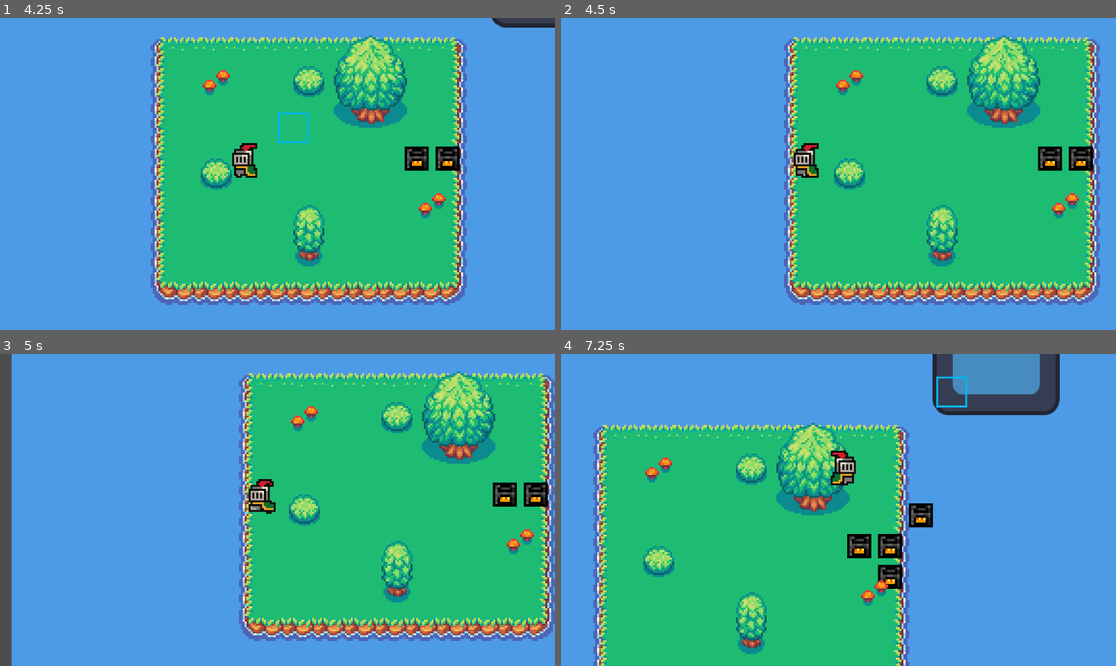
Above: before the commit, frames 1-4 (two rows, left to right).
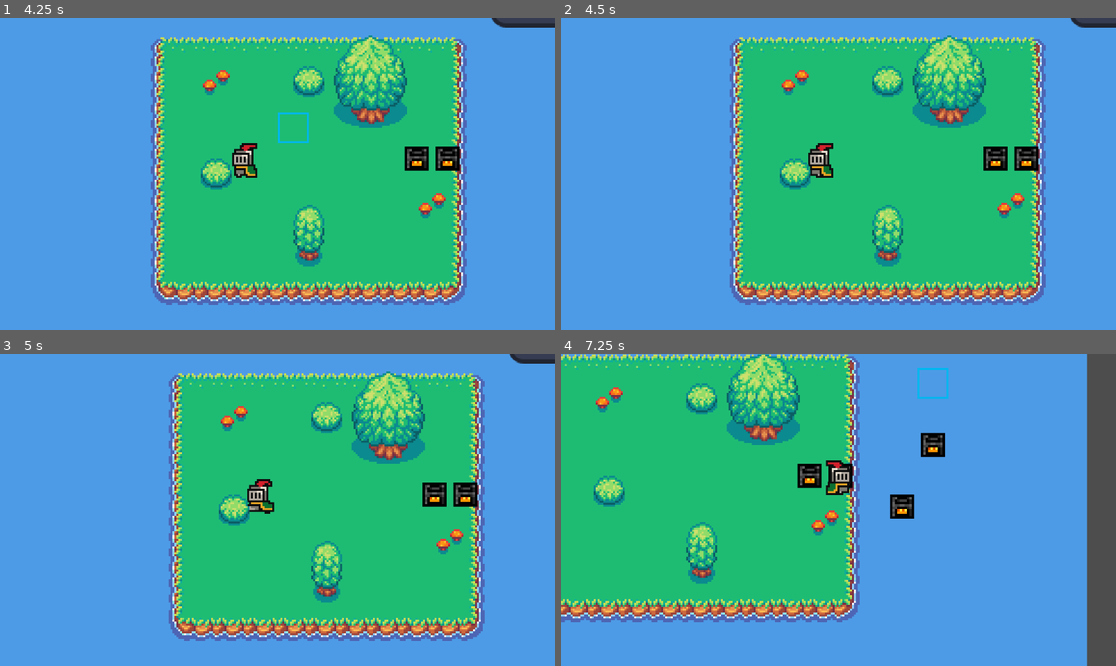
Above: after the commit, the same moments.

Repository: AlexAb123/May-Term
Game: Godot game, scene res://Scenes/Main.tscn
Two runs of this game, one before a commit and one after it. Both use one fixed random seed, a clock stepped at 60 frames per second and the inputs below. The engine's default icon, where the game draws it, is replaced by a stand-in: a white triangle on a blue panel in a dark square.
Inputs (mouse positions are in pixels of both pictures, inside the frame that each line leads up to):
- Up to frame 1 (4.25 s): move the mouse to (399, 158) at 0.52 s; hold D (move_right) 0.53-1.28 s; tap X (x) at 0.6, 2.1, 3.6 s; click (399, 158) at 0.67 s; move the mouse to (316, 170) at 1.27 s; hold S (move_down) 1.28-2.03 s; tap Z (z) at 1.35, 2.85 s; click (316, 170) at 1.42 s; move the mouse to (299, 71) at 2.02 s; hold D (move_right) 2.03-2.78 s; click (299, 71) at 2.17 s; move the mouse to (294, 64) at 2.77 s; hold W (move_up) 2.78-3.53 s; click (294, 64) at 2.92 s; tap Enter at 3.5 s; move the mouse to (277, 139) at 3.52 s; hold A (move_left) from 3.53 s (still down); click (277, 139) at 3.67 s
- Up to frame 2 (4.5 s): keep holding A (move_left); move the mouse to (1016, 158) at 4.27 s; tap Z (z) at 4.35 s; click (1016, 158) at 4.42 s
- Up to frame 3 (5 s): keep holding A (move_left)
- Up to frame 4 (7.25 s): move the mouse to (1099, 494) at 5.02 s; release A (move_left) at 5.03 s; hold S (move_down) 5.03-5.78 s; tap X (x) at 5.1, 6.6 s; click (1099, 494) at 5.17 s; tap Space at 5.75 s; move the mouse to (1115, 407) at 5.77 s; hold D (move_right) 5.78-6.53 s; tap Z (z) at 5.85 s; click (1115, 407) at 5.92 s; move the mouse to (938, 388) at 6.52 s; hold W (move_up) from 6.53 s (still down); click (938, 388) at 6.67 s

Frame 1 is identical in both runs. In frame 2, 32% of the frame differs, in the area x 30-100%, y 0-92%; in frame 3, 38%; in frame 4, 51%, in the area x 0-100%, y 0-100%.

Commit message:
Update Main.tscn

Diff:
--- a/Scenes/Main.tscn
+++ b/Scenes/Main.tscn
@@ -233,8 +233,10 @@
 6:3/0/physics_layer_0/linear_velocity = Vector2(0, 0)
 6:3/0/physics_layer_0/angular_velocity = 0.0
 8:3/0 = 0
+8:3/0/y_sort_origin = 4
 8:3/0/physics_layer_0/linear_velocity = Vector2(0, 0)
 8:3/0/physics_layer_0/angular_velocity = 0.0
+8:3/0/physics_layer_0/polygon_0/points = PackedVector2Array(0, -1, -7.5, 0, -8, 2, -0.5, 5.5, 6.5, 1.5, 7, -0.5)
 9:3/0 = 0
 9:3/0/physics_layer_0/linear_velocity = Vector2(0, 0)
 9:3/0/physics_layer_0/angular_velocity = 0.0
@@ -1071,13 +1073,16 @@
 12:14/0/physics_layer_0/angular_velocity = 0.0
 7:0/size_in_atlas = Vector2i(3, 3)
 7:0/0 = 0
+7:0/0/y_sort_origin = 10
 7:0/0/physics_layer_0/linear_velocity = Vector2(0, 0)
 7:0/0/physics_layer_0/angular_velocity = 0.0
-7:0/0/physics_layer_0/polygon_0/points = PackedVector2Array(-0.9375, 4, 9.5625, 11.125, 6.0625, 20.25, -5.5625, 20.5, -9.8125, 14.25)
+7:0/0/physics_layer_0/polygon_0/points = PackedVector2Array(0, 8, 9.5625, 11.125, 6.0625, 20.25, -5.5625, 20.5, -11, 11)
 7:3/size_in_atlas = Vector2i(1, 2)
 7:3/0 = 0
+7:3/0/y_sort_origin = 2
 7:3/0/physics_layer_0/linear_velocity = Vector2(0, 0)
 7:3/0/physics_layer_0/angular_velocity = 0.0
+7:3/0/physics_layer_0/polygon_0/points = PackedVector2Array(0, 6, 3.5, 8, 4, 10, -0.5, 12, -4.5, 10.5, -3, 7.5)
 25:10/0 = 0
 25:10/0/physics_layer_0/linear_velocity = Vector2(0, 0)
 25:10/0/physics_layer_0/angular_velocity = 0.0
